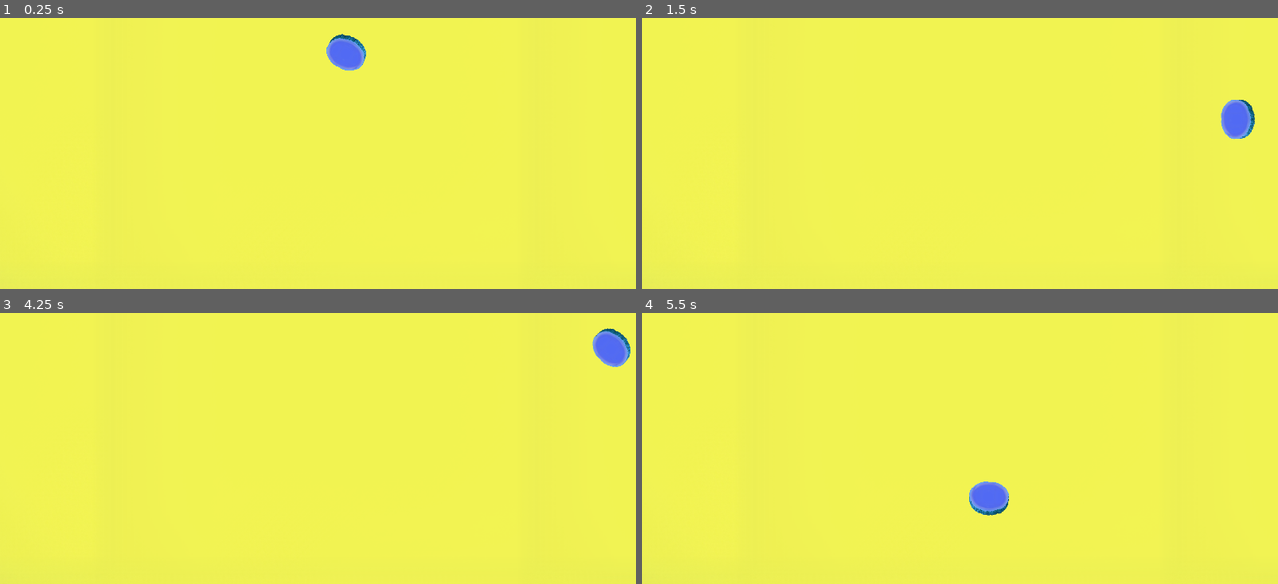
Above: before the commit, frames 1-4 (two rows, left to right).
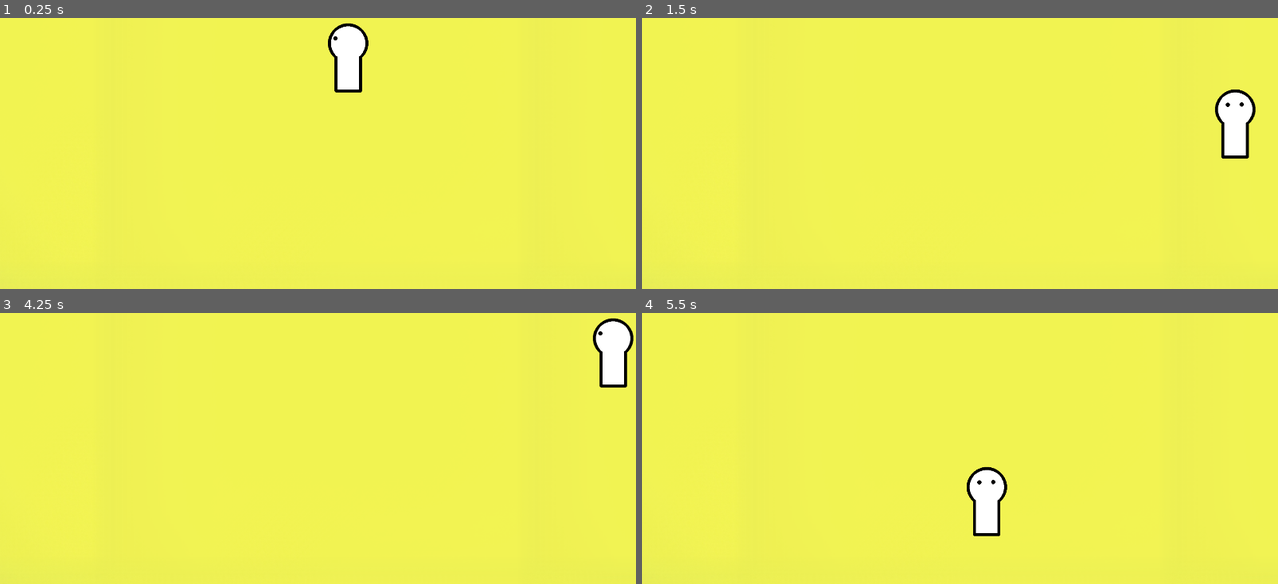
Above: after the commit, the same moments.

Repository: CAHTA123/Light-in-the-Dark
Game: Godot game, scene res://scenes/Game/game.tscn
The game is run twice, just before and just after one commit, with the same random seed, the same clock (stepped at 60 frames per second) and the same inputs. The project has no main scene, so this scene is started directly.
Inputs (mouse positions are in pixels of both pictures, inside the frame that each line leads up to):
- Up to frame 1 (0.25 s): no input
- Up to frame 2 (1.5 s): tap Enter at 0.5 s; move the mouse to (1099, 93) at 0.52 s; hold Right (ui_right) 0.53-1.28 s; move the mouse to (832, 129) at 1.27 s; hold Down (ui_down) from 1.28 s (still down)
- Up to frame 3 (4.25 s): move the mouse to (381, 326) at 2.02 s; release Down (ui_down) at 2.03 s; hold Right (ui_right) 2.03-2.78 s; tap Space at 2.75 s; move the mouse to (286, 475) at 2.77 s; hold Up (ui_up) 2.78-3.53 s; tap Enter at 3.5 s; move the mouse to (508, 459) at 3.52 s; hold Left (ui_left) from 3.53 s (still down)
- Up to frame 4 (5.5 s): move the mouse to (769, 350) at 4.27 s; move the mouse to (991, 405) at 5.02 s; release Left (ui_left) at 5.03 s; hold Down (ui_down) from 5.03 s (still down)

The runs differ from the first frame. In frame 1, 1.3% of the frame differs, in the area x 51-58%, y 1-28%; in frame 2, 1.3%; in frame 3, 1.3%; in frame 4, 1.3%, in the area x 51-58%, y 56-83%.

Commit message:
.

Diff:
--- a/scenes/Player/Move.gd
+++ b/scenes/Player/Move.gd
@@ -2,18 +2,47 @@
 
 @onready var b = $".."
 @onready var body = $"../Skin"
+@onready var skin = $"../Skin/Skin"
+
+
+var down = load("res://sprites/Player/1.png")
+var down_d = load("res://sprites/Player/2.png")
+var horiz = load("res://sprites/Player/3.png")
+var up = load("res://sprites/Player/4.png")
+
+var current_state = St.l
+enum St {l, r, t, d, ld, rd, lt, rt}
 
 func _ready():
 	b.s = b.speed
 
 func _process(delta):
 	move()
+	update_state()
+	apply_state()
 
 func move():
 	var mouse_pos = get_global_mouse_position()
 	var direction = (mouse_pos - body.global_position).normalized()
-	var target_angle = rad_to_deg(direction.angle()) + 90
-	body.global_rotation_degrees = target_angle
-
+	#body.global_rotation_degrees = rad_to_deg(direction.angle()) + 90
 	b.velocity = Vector2(Input.get_axis("ui_left", "ui_right"), Input.get_axis("ui_up", "ui_down")).normalized() * b.s
 	b.move_and_slide()
+
+func update_state():
+	var x_velocity = b.velocity.x
+	var y_velocity = b.velocity.y
+
+	if x_velocity != 0 and y_velocity != 0:
+		if x_velocity > 0:
+			current_state = St.rd if y_velocity > 0 else St.rt
+		else:
+			current_state = St.ld if y_velocity > 0 else St.lt
+	elif x_velocity != 0:
+		current_state = St.r if x_velocity > 0 else St.l
+	elif y_velocity != 0:
+		current_state = St.d if y_velocity > 0 else St.t
+
+func apply_state():
+	var textures = {St.t: up, St.d: down, St.l: horiz, St.r: horiz, St.lt: up, St.rt: up, St.ld: down_d, St.rd: down_d}
+	skin.texture = textures.get(current_state, skin.texture)
+	body.scale.x = 1 if current_state in [St.l, St.ld, St.lt] else -1
--- a/scenes/Player/player.gd
+++ b/scenes/Player/player.gd
@@ -2,3 +2,5 @@
 
 var speed = 1000
 var s
+
+enum States {ON_GROUND, IN_AIR, GLIDING}
--- a/scenes/Player/player.tscn
+++ b/scenes/Player/player.tscn
@@ -9,7 +9,6 @@
 script = ExtResource("2_d1fyn")
 
 [node name="Skin" parent="Skin" index="0"]
-scale = Vector2(0.065, 0.065)
 texture = ExtResource("3_dsbpb")
 
 [node name="Move" type="Node2D" parent="." index="2"]
Binary file added: sprites/Player/1.png
Not shown, added: sprites/Player/1.png.import
Binary file added: sprites/Player/2.png
Not shown, added: sprites/Player/2.png.import
Binary file added: sprites/Player/3.png
Not shown, added: sprites/Player/3.png.import
Binary file added: sprites/Player/4.png
Not shown, added: sprites/Player/4.png.import
